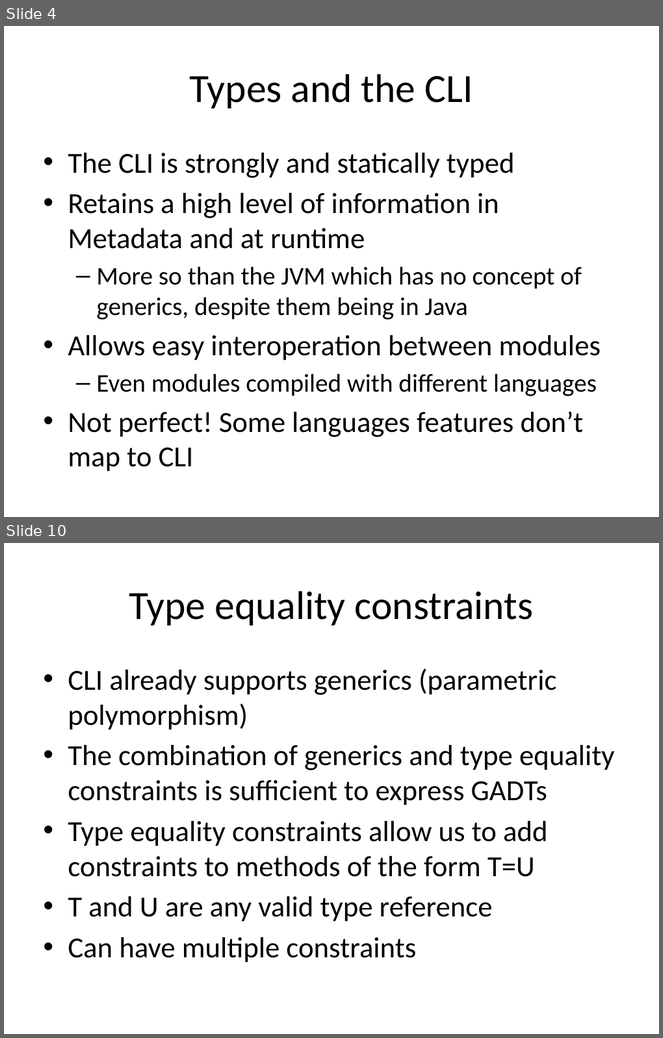
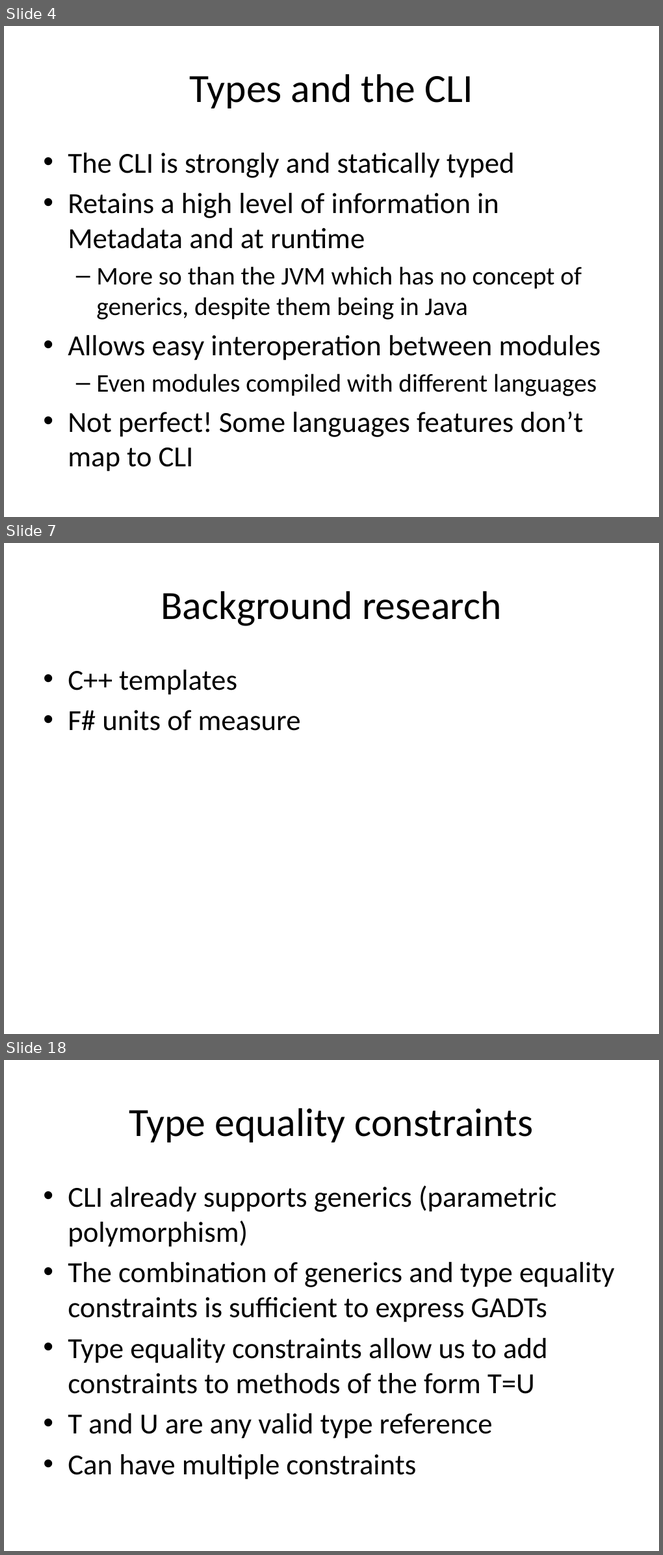
Before and after one commit to Frassle/Imperial-FYP, a slide deck: draftPresenation.pptx. Shown one above the other, each under a label of ours: slides 4 and 10 before the commit, slides 4, 7 and 18 after it; the slides between them are not shown. The pictures are 663x1038 and 663x1555 pixels, drawn with LibreOffice and Linux fonts; fonts in the diff are those of the drawing. Boxes give left, top, right and bottom in pixels: in the first picture for what was removed or moved away, otherwise in the second. Text is boxed around its words. In the diff, an @@ line names an element or a change of style, - is before the commit and + after.

Commit message:
Background redone

```diff
--- a/draftPresenation.pptx
+++ b/draftPresenation.pptx
@@ slide 7 added at (4, 543, 659, 1034), background #FFFFFF @@
@@ title added at (161, 591, 501, 626), 44 pt, text #000000 @@
+Background research
@@ text added at (68, 670, 301, 731), 32 pt, text #000000 @@
+• C++ templates
+• F# units of measure
@@ what was slide 10 is now slide 18 @@
```
Also in this commit, not shown: 1 slide changed, 11 other slides added.
